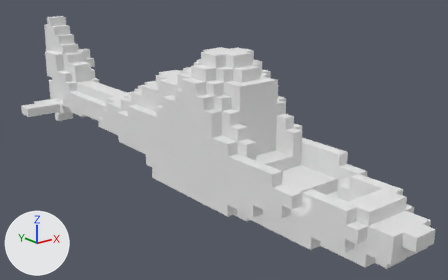
Renders of the OBJ model HelicopterDemo/Assets/3D/Helicopters/Player/red/player_var2_red_body.obj from each side of a commit.
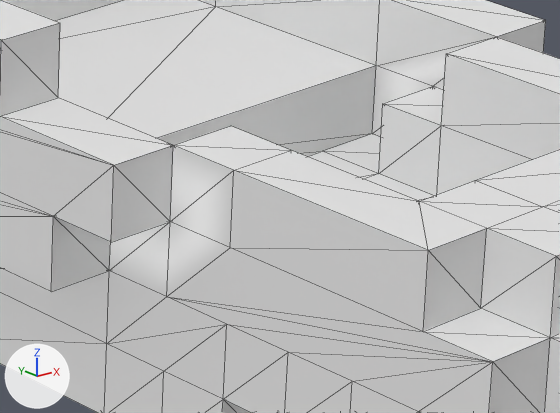
Each version appears first whole from a 50 mm lens placed at (-3.23, -4.69, 1.54), pointed at (0.29, -0.29, -0.22), and next in a close-up on the part from 61% to 83% of the width and 60% to 85% of the height. Arrows for +X, +Y and +Z are at lower left; the lights stay in place. The close-ups show mesh edges as thin lines. Where no turn or scale is listed for an object, it has been applied to the vertices. Vertices at the same position are counted once.

Objects in the first close-up: 'Untitled'.
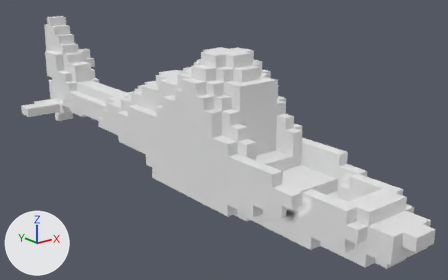
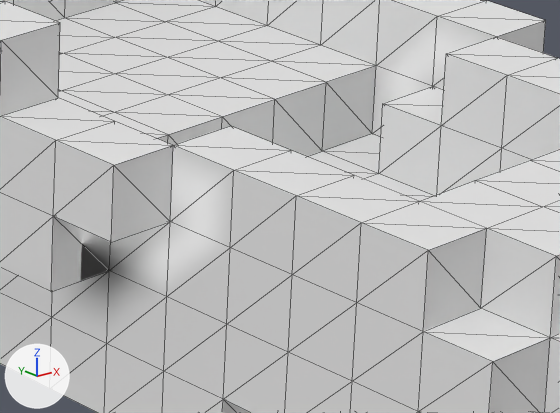
Boxes (x1, y1, x2, y2) around the edits, measured in the close-ups (560 x 413 px):
part 1 of me_untitled, built on: after (0, 0, 560, 413)

What the commit changed:
me_untitled is used by ob_untitled; location (0.0, 0.0, 0.0).
me_untitled had 1126 vertices, 2266 faces and spanned x -0.6..0.6, y -2.7..2.8, z -0.6..0.7.
me_untitled now has 1757 vertices, 3530 faces and spans x -0.6..0.6, y -2.7..2.8, z -0.6..0.7.
me_untitled part 1: 1 vertex removed from x 0.0, y 2.8, z -0.5; 632 vertices added at x -0.6..0.6, y -2.7..2.8, z -0.6..0.7.
